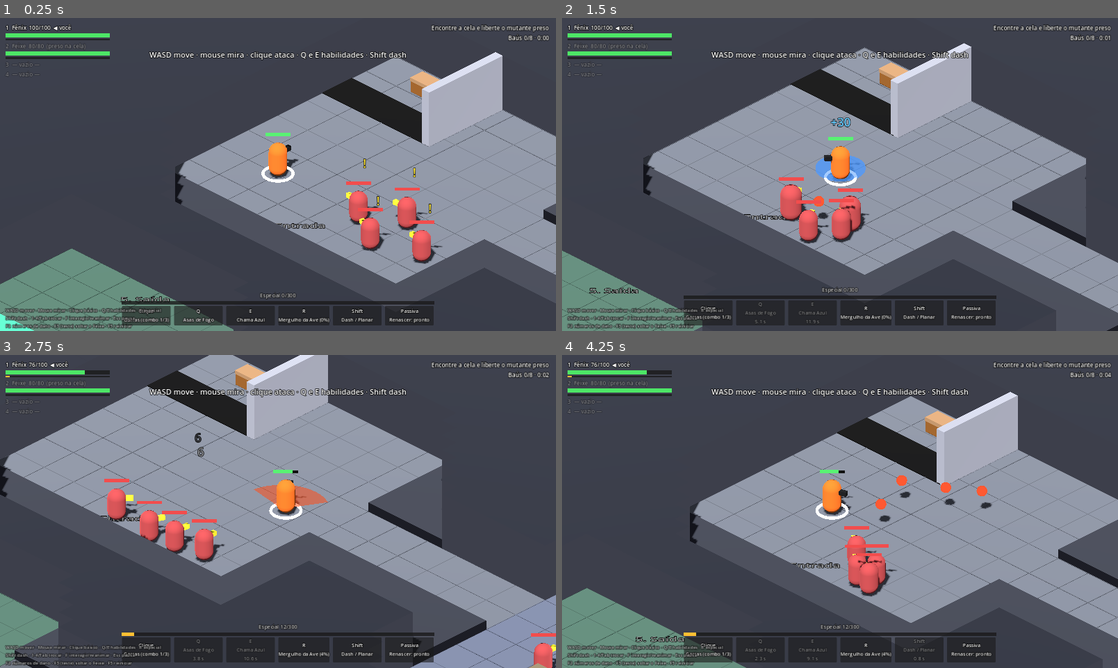
Above: before the commit, frames 1-4 (two rows, left to right).
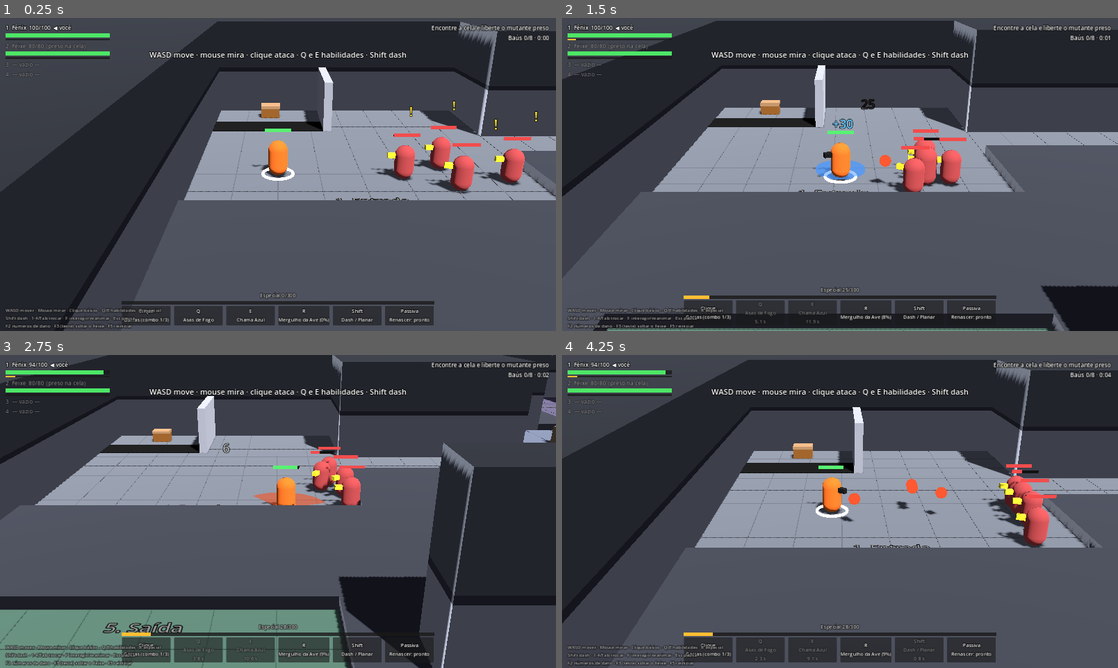
Above: after the commit, the same moments.

Repository: Giovivi/jogo_do_bolo
Game: Godot game, scene res://scenes/main.tscn
Two runs of this game, one before a commit and one after it. Both use one fixed random seed, a clock stepped at 60 frames per second and the inputs below.
Inputs (mouse positions are in pixels of both pictures, inside the frame that each line leads up to):
- Up to frame 1 (0.25 s): no input
- Up to frame 2 (1.5 s): tap Enter (confirm) at 0.5 s; move the mouse to (962, 158) at 0.52 s; hold D (move_right) 0.53-1.28 s; hold Q (ability_1) 0.53-1.28 s; click (962, 158) at 0.67 s; move the mouse to (728, 190) at 1.27 s; hold S (move_down) from 1.28 s (still down); tap E (ability_2) at 1.35 s
- Up to frame 3 (2.75 s): move the mouse to (333, 442) at 2.02 s; release S (move_down) at 2.03 s; press the mouse at (333, 442) at 2.03 s; hold D (move_right) from 2.03 s (still down)
- Up to frame 4 (4.25 s): move the mouse to (812, 574) at 2.77 s; release D (move_right) at 2.78 s; release the mouse at (812, 574) at 2.78 s; hold W (move_up) 2.78-3.53 s; tap Enter (confirm) at 2.85 s; click (812, 574) at 2.92 s; move the mouse to (1006, 558) at 3.52 s; hold A (move_left) from 3.53 s (still down); hold Shift (dash) from 3.53 s (still down)

The runs differ from the first frame. In frame 1, 49% of the frame differs, in the area x 0-100%, y 1-100%; in frame 2, 49%; in frame 3, 64%, in the area x 0-100%, y 0-100%; in frame 4, 49%.

Commit message:
Câmera de frente a 22° com perspectiva (opção B)
Estrutura do fundo sobe a 6 m para não aparecer vazio acima das
paredes; vidro do lado da câmera vira mureta de 1 m.

Co-Authored-By: Claude Opus 5.5 <noreply@anthropic.com>
Claude-Session: https://claude.ai/code/session_01GLyMG4JWCdVUJbnF96tWuE

Diff:
--- a/scripts/data/game_rules.gd
+++ b/scripts/data/game_rules.gd
@@ -4,12 +4,12 @@
 
 @export_group("Câmera")
 ## Giro em torno do eixo vertical (45 = isométrica clássica, 0 = de frente).
-@export var camera_yaw_degrees: float = 45.0
+@export var camera_yaw_degrees: float = 0.0
 ## Inclinação para baixo (mais perto de 0 = câmera mais baixa).
-@export var camera_pitch_degrees: float = 30.0
+@export var camera_pitch_degrees: float = 22.0
 ## Falso = ortográfica; verdadeiro = perspectiva (dá mais profundidade).
-@export var camera_perspective: bool = false
-@export var camera_fov: float = 30.0
+@export var camera_perspective: bool = true
+@export var camera_fov: float = 35.0
 ## Altura (em metros) do quadro visível.
 @export var camera_view_height: float = 15.0
 
@@ -18,6 +18,9 @@
 @export var cutaway_height: float = 0.5
 ## Margem extra (m) da faixa cortada além do que a parede alta esconderia.
 @export var cutaway_margin: float = 1.5
+## Altura da estrutura do fundo (parede de 3 m + estrutura acima), para
+## não aparecer vazio acima das paredes com a câmera baixa.
+@export var backdrop_height: float = 6.0
 
 @export_group("Troca de personagem")
 @export var switch_cooldown: float = 3.0
--- a/scripts/level/posto_vigia.gd
+++ b/scripts/level/posto_vigia.gd
@@ -12,6 +12,7 @@
 const WALL_H := 3.0
 const WALL_T := 0.5
 const FADE_RADIUS := 6.0
+const GLASS_VISUAL_H := 1.0
 
 const SOLDIER: EnemyStats = preload("res://data/soldado.tres")
 const SHIELD_SOLDIER: EnemyStats = preload("res://data/soldado_escudo.tres")
@@ -356,7 +357,8 @@
 	var yaw := deg_to_rad(Game.rules.camera_yaw_degrees)
 	var view := Vector2(-sin(yaw), -cos(yaw))
 	var pitch := deg_to_rad(maxf(Game.rules.camera_pitch_degrees, 5.0))
-	var reach := WALL_H / tan(pitch) + Game.rules.cutaway_margin
+	var back_h := maxf(Game.rules.backdrop_height, WALL_H)
+	var reach := back_h / tan(pitch) + Game.rules.cutaway_margin
 
 	# 0 = aberto, 1 = estrutura baixa (cortada), 2 = estrutura alta.
 	var kind := PackedByteArray()
@@ -383,8 +385,11 @@
 	var low_h := Game.rules.cutaway_height
 	var st_wall := _surface()
 	var st_cap := _surface()
+	var st_upper := _surface()
+	var st_trim := _surface()
 	var st_cut := _surface()
 	var st_cut_cap := _surface()
+	var unused := _surface()
 	for iz in nz:
 		var ix := 0
 		while ix < nx:
@@ -400,13 +405,18 @@
 			var z0 := float(z_min + iz) * cell
 			var z1 := z0 + cell
 			if kd == 2:
-				_add_box(st_wall, st_cap, Vector3(x0, 0.0, z0), Vector3(x1, WALL_H, z1))
+				# Parede de 3 m, faixa escura no topo dela e estrutura acima.
+				_add_box(st_wall, unused, Vector3(x0, 0.0, z0), Vector3(x1, WALL_H - 0.25, z1))
+				_add_box(st_trim, unused, Vector3(x0, WALL_H - 0.25, z0), Vector3(x1, WALL_H, z1))
+				_add_box(st_upper, st_cap, Vector3(x0, WALL_H, z0), Vector3(x1, back_h, z1))
 			else:
 				_add_box(st_cut, st_cut_cap, Vector3(x0, 0.0, z0), Vector3(x1, low_h, z1))
 
 	var mesh := ArrayMesh.new()
 	_commit(st_wall, mesh, Color(0.58, 0.6, 0.64))
-	_commit(st_cap, mesh, Color(0.16, 0.17, 0.2))
+	_commit(st_trim, mesh, Color(0.24, 0.25, 0.28))
+	_commit(st_upper, mesh, Color(0.35, 0.37, 0.4))
+	_commit(st_cap, mesh, Color(0.14, 0.15, 0.17))
 	_commit(st_cut, mesh, Color(0.3, 0.31, 0.34))
 	_commit(st_cut_cap, mesh, Color(0.22, 0.23, 0.26))
 	var mi := MeshInstance3D.new()
@@ -552,15 +562,22 @@
 func _side_wall(side: String, a: float, b: float, x0: float, z0: float, x1: float, z1: float, is_glass: bool) -> void:
 	var t := WALL_T
 	var col := Color(0.55, 0.8, 1.0, 0.35) if is_glass else Color(0.62, 0.63, 0.66)
+	var body: StaticBody3D
 	match side:
 		"N":
-			_wall(a, z0 - t, b, z0, WALL_H, col)
+			body = _wall(a, z0 - t, b, z0, WALL_H, col)
 		"S":
-			_wall(a, z1, b, z1 + t, WALL_H, col)
+			body = _wall(a, z1, b, z1 + t, WALL_H, col)
 		"W":
-			_wall(x0 - t, a, x0, b, WALL_H, col)
-		"E":
-			_wall(x1, a, x1 + t, b, WALL_H, col)
+			body = _wall(x0 - t, a, x0, b, WALL_H, col)
+		_:
+			body = _wall(x1, a, x1 + t, b, WALL_H, col)
+	if is_glass:
+		# O vidro aparece como mureta de 1 m (continua bloqueando 3 m).
+		var mi := body.get_child(1) as MeshInstance3D
+		var bm := mi.mesh as BoxMesh
+		bm.size = Vector3(bm.size.x, GLASS_VISUAL_H, bm.size.z)
+		mi.position.y = GLASS_VISUAL_H * 0.5 - WALL_H * 0.5
 
 
 ## Corredor leste-oeste de 4 m de largura centrado em z.
